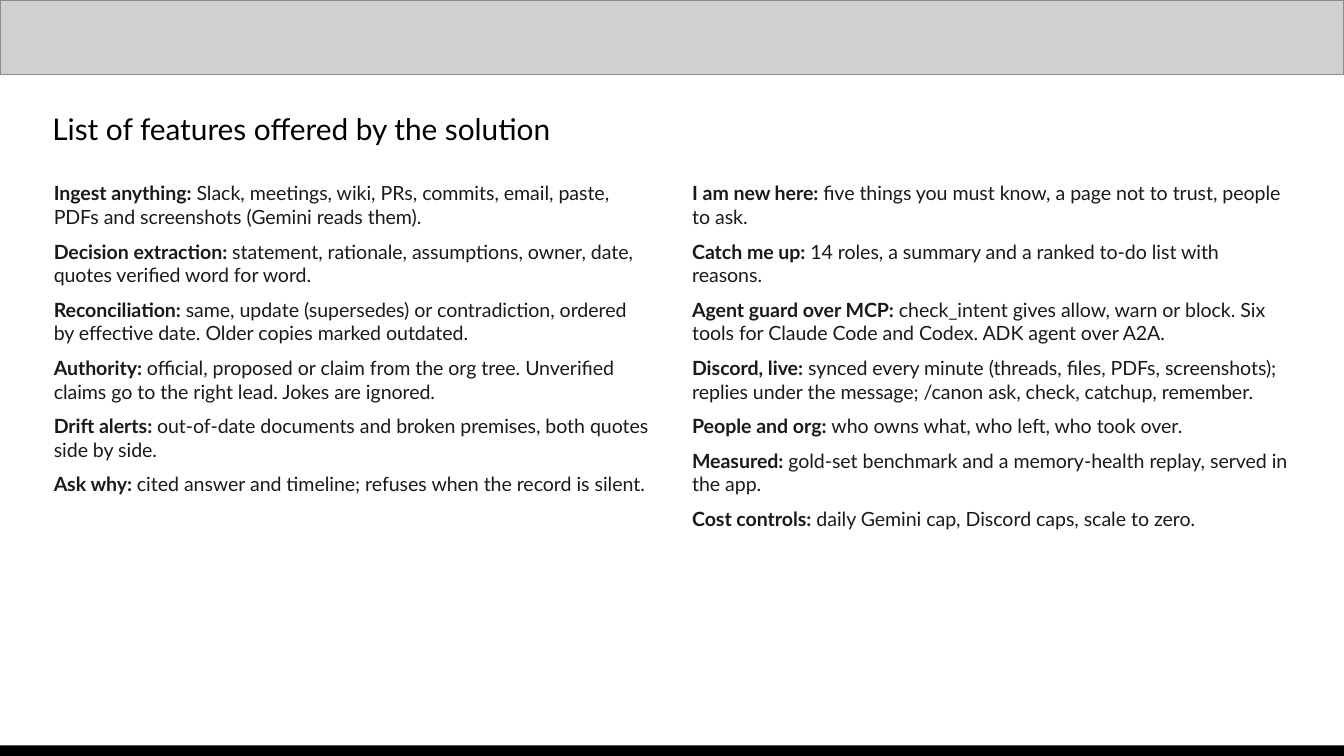
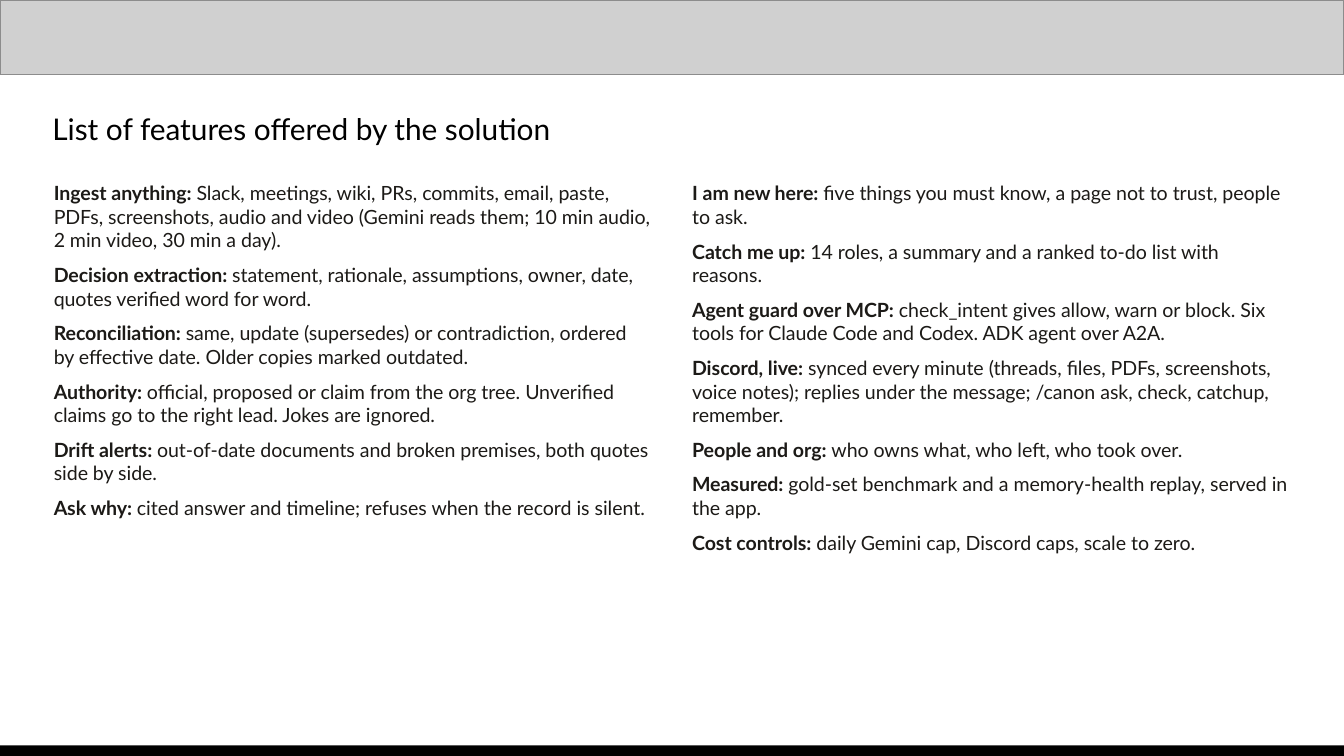
Before and after one commit to tejasnafde/canon, a slide deck: slide 4 of deck/canon-deck.pptx. Drawn at 1344x756 pixels with LibreOffice and Linux fonts; fonts in the diff are those of the drawing; grey boxes stand for pictures. Boxes give left, top, right and bottom in pixels: in the first picture for what was removed or moved away, otherwise in the second. Text is boxed around its words. In the diff, an @@ line names an element or a change of style, - is before the commit and + after.

```diff
--- a/deck/canon-deck.pptx
+++ b/deck/canon-deck.pptx
@@ text at <box>54,185,651,251</box>: text changed @@
-Ingest anything: Slack, meetings, wiki, PRs, commits, email, paste, PDFs and screenshots (Gemini reads them).
+Ingest anything: Slack, meetings, wiki, PRs, commits, email, paste, PDFs, screenshots, audio and video (Gemini reads them; 10 min audio, 2 min video, 30 min a day).
@@ text at <box>692,360,1271,422</box>: text changed @@
-Discord, live: synced every minute (threads, files, PDFs, screenshots); replies under the message; /canon ask, check, catchup, remember.
+Discord, live: synced every minute (threads, files, PDFs, screenshots, voice notes); replies under the message; /canon ask, check, catchup, remember.
```
Also in this commit, not shown: 1 other slide changed, 3 other files.
